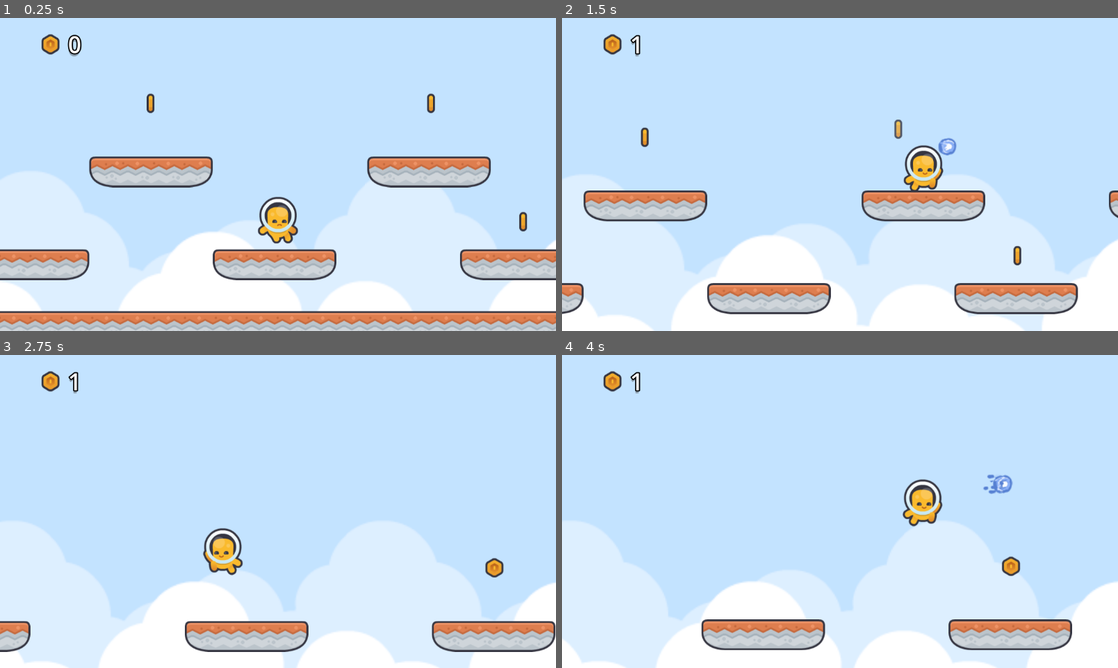
Above: before the commit, frames 1-4 (two rows, left to right).
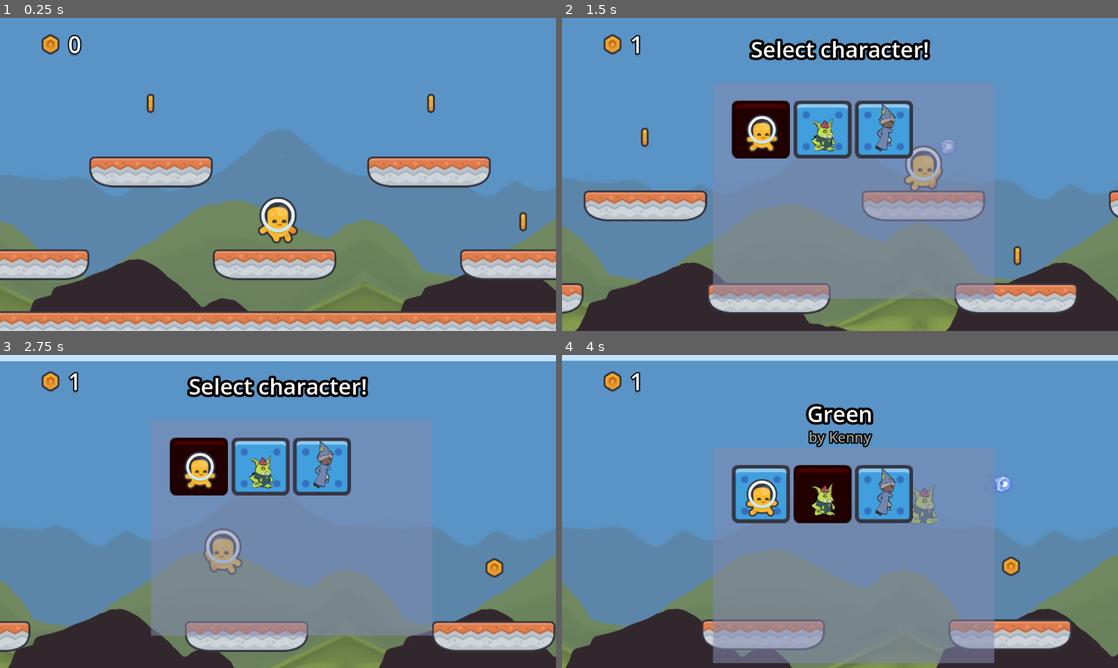
Above: after the commit, the same moments.

Repository: SpaceMoreDev/MarchHotel_Game
Game: Godot game, scene res://main.tscn
Same seed, same stepped clock (60 frames per second), same inputs: the game is played once before the commit and once after it.
Inputs (mouse positions are in pixels of both pictures, inside the frame that each line leads up to):
- Up to frame 1 (0.25 s): no input
- Up to frame 2 (1.5 s): tap Enter (ui_accept) at 0.5, 0.77 s; move the mouse to (962, 158) at 0.52 s; hold Q (CharacterSelect, bound only after the commit) 0.53-1.28 s; hold Right (ui_right) from 0.53 s (still down); click (962, 158) at 0.67 s; move the mouse to (728, 190) at 1.27 s; tap F (Attack) at 1.35 s
- Up to frame 3 (2.75 s): tap Enter (ui_accept) at 1.52 s; tap Q (CharacterSelect, bound only after the commit) at 1.55 s; move the mouse to (333, 442) at 2.02 s; release Right (ui_right) at 2.03 s; hold Left (ui_left) from 2.03 s (still down); hold Q (CharacterSelect, bound only after the commit) from 2.03 s (still down)
- Up to frame 4 (4 s): move the mouse to (812, 574) at 2.77 s; release Left (ui_left) at 2.78 s; release Q (CharacterSelect, bound only after the commit) at 2.78 s; hold Right (ui_right) from 2.78 s (still down); tap Q (CharacterSelect, bound only after the commit) at 2.85, 3.8 s; click (812, 574) at 2.92 s; tap Enter (ui_accept) at 3.02, 3.77 s; move the mouse to (1006, 558) at 3.52 s; hold F (Attack) from 3.53 s (still down)

The runs differ from the first frame. In frame 1, 83% of the frame differs, in the area x 0-100%, y 0-94%; in frame 2, 94%; in frame 3, 94%; in frame 4, 96%, in the area x 0-100%, y 1-100%.

Commit message:
added fishing minigame scene

Diff:
--- /dev/null
+++ b/Scenes/minigameB_fishing.tscn
@@ -0,0 +1,8 @@
+[gd_scene format=3 uid="uid://dg7m6lve24ayr"]
+
+[ext_resource type="Script" uid="uid://byvi5y77fc7d0" path="res://Scripts/FishingCore.gd" id="1_1doho"]
+
+[node name="Node2D" type="Node2D" unique_id=482134791]
+
+[node name="Fishes" type="Node" parent="." unique_id=132757301]
+script = ExtResource("1_1doho")
--- a/Scripts/CharacterSelectionScreen.gd
+++ b/Scripts/CharacterSelectionScreen.gd
@@ -40,7 +40,7 @@
 	create_tween().tween_property(self, "global_position", Vector2(555,925),.2)
 
 func _input(event: InputEvent) -> void:
-	if event.is_action_pressed("ui_cancel"):
+	if event.is_action_pressed("CharacterSelect"):
 		flipflop = !flipflop
 		if flipflop:
 			activate()
--- /dev/null
+++ b/Scripts/FishingCore.gd
@@ -0,0 +1,11 @@
+extends Node
+
+var fishes
+
+
+func _ready() -> void:
+	pass
+
+
+func _process(delta: float) -> void:
+	pass
--- a/main.tscn
+++ b/main.tscn
@@ -2,9 +2,9 @@
 
 [ext_resource type="Script" uid="uid://bn8g464ahdrpj" path="res://Scripts/BulletSpawner.gd" id="1_4c57u"]
 [ext_resource type="Texture2D" uid="uid://cnnd5ci7jjhwb" path="res://Assets/Backgrounds/background_solid_sky.png" id="1_kek77"]
+[ext_resource type="Texture2D" uid="uid://54katm374m7t" path="res://Assets/Backgrounds/bg_test.png" id="2_272bh"]
 [ext_resource type="PackedScene" uid="uid://bbon71wuwsej7" path="res://Scenes/player.tscn" id="5_272bh"]
 [ext_resource type="TileSet" uid="uid://dqv25wrpgfo3u" path="res://Assets/platforming_tile_set.tres" id="7_5vw27"]
-[ext_resource type="Texture2D" uid="uid://qlf0t67ff52d" path="res://Assets/Backgrounds/background_clouds.png" id="8_5vw27"]
 [ext_resource type="PackedScene" uid="uid://cdtwcugq8jfl7" path="res://Scenes/CharacterSelect/character_selection.tscn" id="9_4c57u"]
 [ext_resource type="PackedScene" uid="uid://mu46pjxa4p7e" path="res://Scenes/coin.tscn" id="11_efxa6"]
 
@@ -29,8 +29,7 @@
 motion_mirroring = Vector2(768, 0)
 
 [node name="Sprite2D" type="Sprite2D" parent="map/ParallaxBackground/Background" unique_id=2082282407]
-scale = Vector2(3, 3)
-texture = ExtResource("8_5vw27")
+texture = ExtResource("2_272bh")
 centered = false
 
 [node name="coins" type="Node" parent="map" unique_id=1793187200]
--- a/project.godot
+++ b/project.godot
@@ -78,6 +78,11 @@
 "events": [Object(InputEventKey,"resource_local_to_scene":false,"resource_name":"","device":-1,"window_id":0,"alt_press …(191 unchanged characters)…
 ]
 }
+CharacterSelect={
+"deadzone": 0.2,
+"events": [Object(InputEventKey,"resource_local_to_scene":false,"resource_name":"","device":-1,"window_id":0,"alt_pressed":false,"shift_pressed":false,"ctrl_pressed":false,"meta_pressed":false,"pressed":false,"keycode":0,"physical_keycode":81,"key_label":0,"unicode":113,"location":0,"echo":false,"script":null)
+]
+}
 
 [physics]
 
Binary file added: Assets/Backgrounds/bg_test.png
Not shown, added: Assets/Backgrounds/bg_test.png.import
Not shown, added: Scripts/FishingCore.gd.uid
